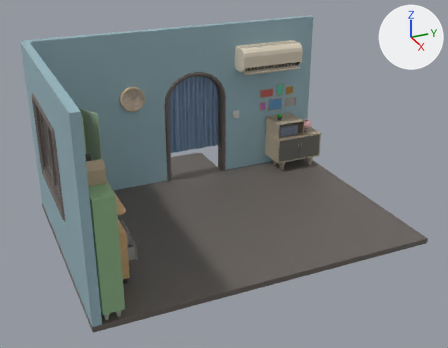
A saved change to the glTF model Public/Model/Room.glb.
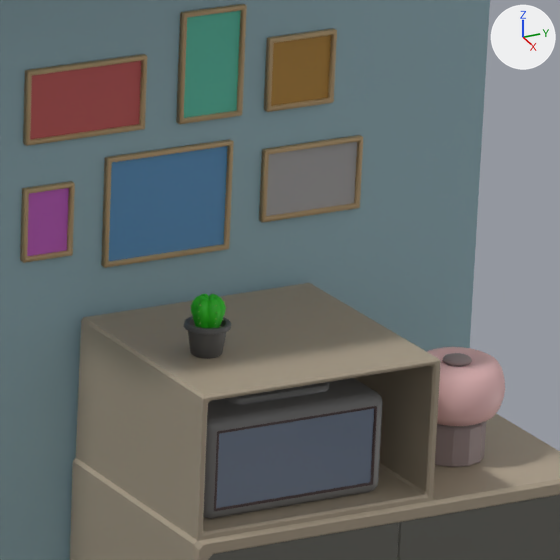
There are two pictures of each version: one whole from a camera (50 mm lens) standing at (9.44, -3.75, 5.89) and looking at (-0.4, 0.68, 0.97), one close up on the part from 58% to 71% of the width and 24% to 41% of the height. Every picture has the same lights, and +X, +Y and +Z are marked at upper right. Where no turn or scale is listed for an object, it has been applied to the vertices.

Names of what the first close-up shows: 'we', '墙壁', '平面', '平面.001', '柱体.028', '球体', '球体.002', '立方体', '立方体.066', '立方体.067', '立方体.068', '立方体.069', '立方体.070', '立方体.071'.
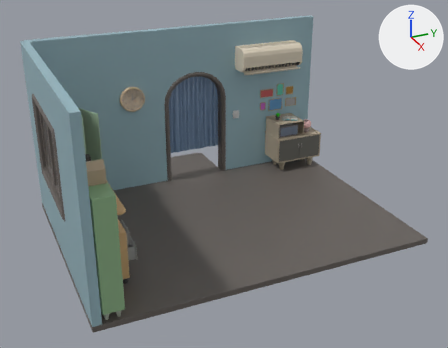
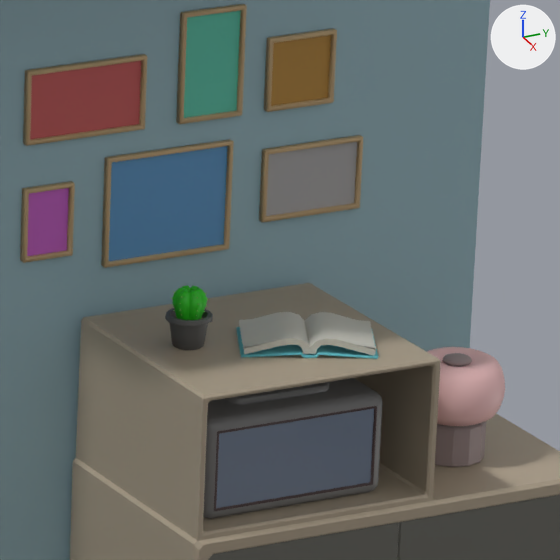
What differs and where, as boxes (x1, y1, x2, y2) in the close-ups (560 x 560 px):
```json
{"object": "立方体.084", "change": "added", "after": [239, 312, 376, 356]}
{"object": "柱体.028", "change": "moved", "before": [184, 316, 232, 359], "after": [165, 308, 213, 350]}
{"object": "球体.002", "change": "moved", "before": [191, 294, 226, 328], "after": [172, 285, 207, 320]}
{"object": "平面.007", "change": "added", "after": [236, 327, 378, 359], "on screen": "cyan"}
```

The change, as JSON lines over the scene's bpy script:
```json
{"op": "add", "block": "me_立方体_094", "code": ["me_立方体_094 = bpy.data.meshes.new('立方体.094')", "me_立方体_094.from_pydata(...)  # 624 vertices, 1104 faces; spans x -0.152..0.152, y -0.18..0.18, z -0.027..0.014", "me_立方体_094.materials.append(mat_书页)  # light grey #cccabf"]}
{"op": "add", "block": "me_平面_011", "code": ["me_平面_011 = bpy.data.meshes.new('平面.011')", "me_平面_011.from_pydata(...)  # 108 vertices, 212 faces; spans x -0.162..0.162, y -0.188..0.188, z -0.004..0.007", "me_平面_011.materials.append(mat_书皮_003)  # cyan #64c3cc"]}
{"op": "set", "path": "ob_柱体_028.location", "old": "(-1.958, 2.728, 1.308)", "new": "(-2.027, 2.717, 1.308)"}
{"op": "set", "path": "ob_球体_002.location", "old": "(-1.958, 2.728, 1.352)", "new": "(-2.027, 2.717, 1.352)"}
{"op": "add", "block": "ob_立方体_084", "code": ["ob_立方体_084 = bpy.data.objects.new('立方体.084', me_立方体_094)", "ob_立方体_084.location = (-1.925, 2.979, 1.282)"]}
{"op": "add", "block": "ob_平面_007", "code": ["ob_平面_007 = bpy.data.objects.new('平面.007', me_平面_011)", "ob_平面_007.location = (-1.925, 2.979, 1.255)"]}
```
